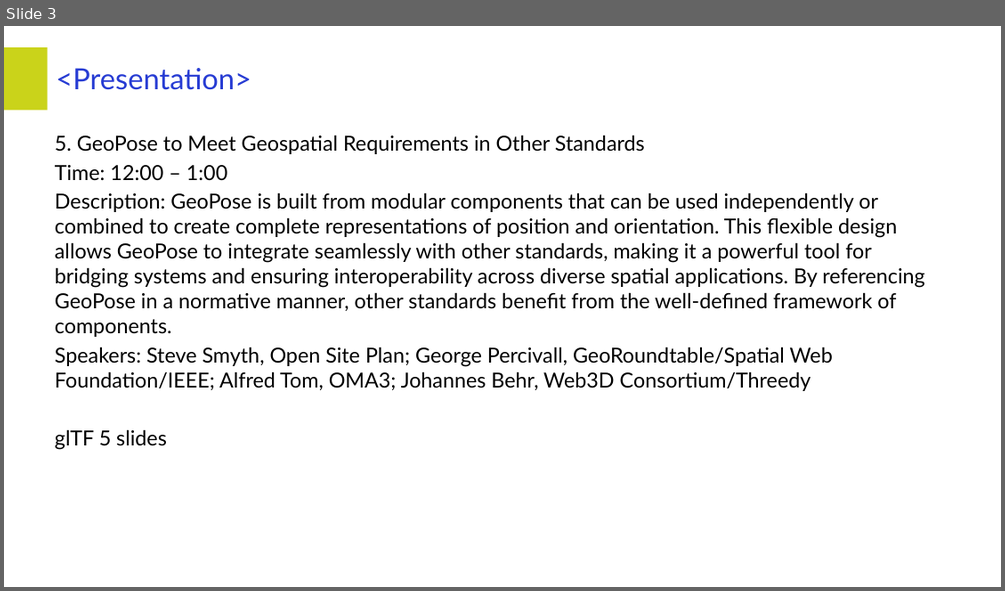
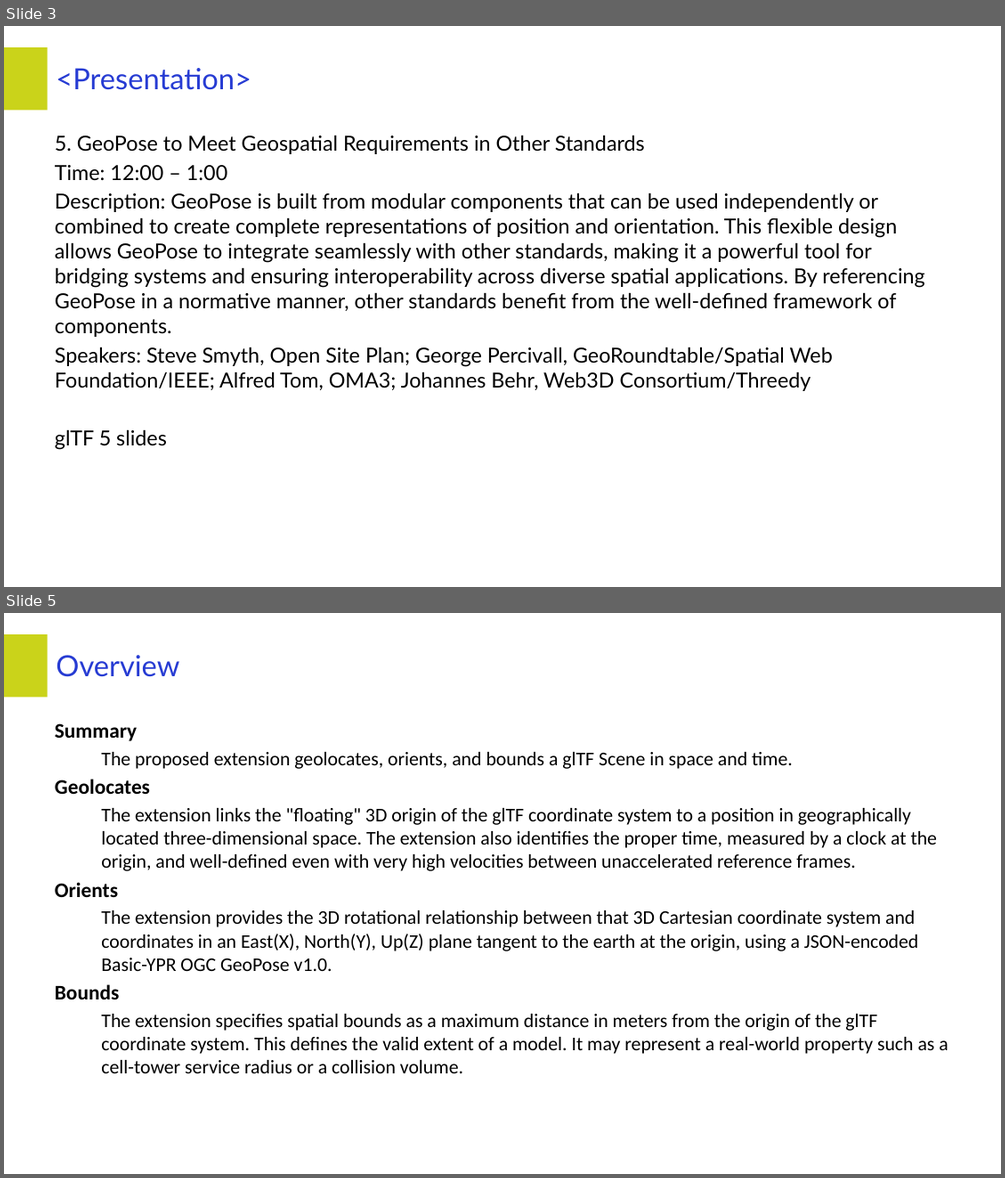
Before and after one commit to opengeospatial/GeoPose, a slide deck: Presentations/2025_Summit/2025_Oct_27_Summit_Standards_glTF.pptx. Shown one above the other, each under a label of ours: slide 3 before the commit, slides 3 and 5 after it; the slides between them are not shown. The pictures are 1005x591 and 1005x1178 pixels, drawn with LibreOffice and Linux fonts; fonts in the diff are those of the drawing; background and template pictures are left out. Boxes give left, top, right and bottom in pixels: in the first picture for what was removed or moved away, otherwise in the second. Text is boxed around its words. In the diff, an @@ line names an element or a change of style, - is before the commit and + after.

```diff
--- a/Presentations/2025_Summit/2025_Oct_27_Summit_Standards_glTF.pptx
+++ b/Presentations/2025_Summit/2025_Oct_27_Summit_Standards_glTF.pptx
@@ slide 5 added at box(4, 613, 1001, 1174), background #FFFFFF; not listed: 1 template element that a slide beside it also shows @@
@@ title added at box(56, 655, 179, 677), 42 pt, text #263BD3 @@
+Overview
@@ text added at box(55, 723, 947, 1073), 28 pt, text #000000 @@
+Summary
+    The proposed extension geolocates, orients, and bounds a glTF Scene in space and time.
+Geolocates
+    The extension links the "floating" 3D origin of the glTF coordinate system to a position in geographically located three-dimensional space. The extension also identifies the proper time, measured by a clock at the origin, and well-defined even with very high velocities between unaccelerated reference frames.
+Orients
+    The extension provides the 3D rotational relationship between that 3D Cartesian coordinate system and coordinates in an East(X), North(Y), Up(Z) plane tangent to the earth at the origin, using a JSON-encoded Basic-YPR OGC GeoPose v1.0.
+Bounds
+    The extension specifies spatial bounds as a maximum distance in meters from the origin of the glTF coordinate system. This defines the valid extent of a model. It may represent a real-world property such as a cell-tower service radius or a collision volume.
```
Also in this commit, not shown: 3 other slides added, 2 slides removed.
